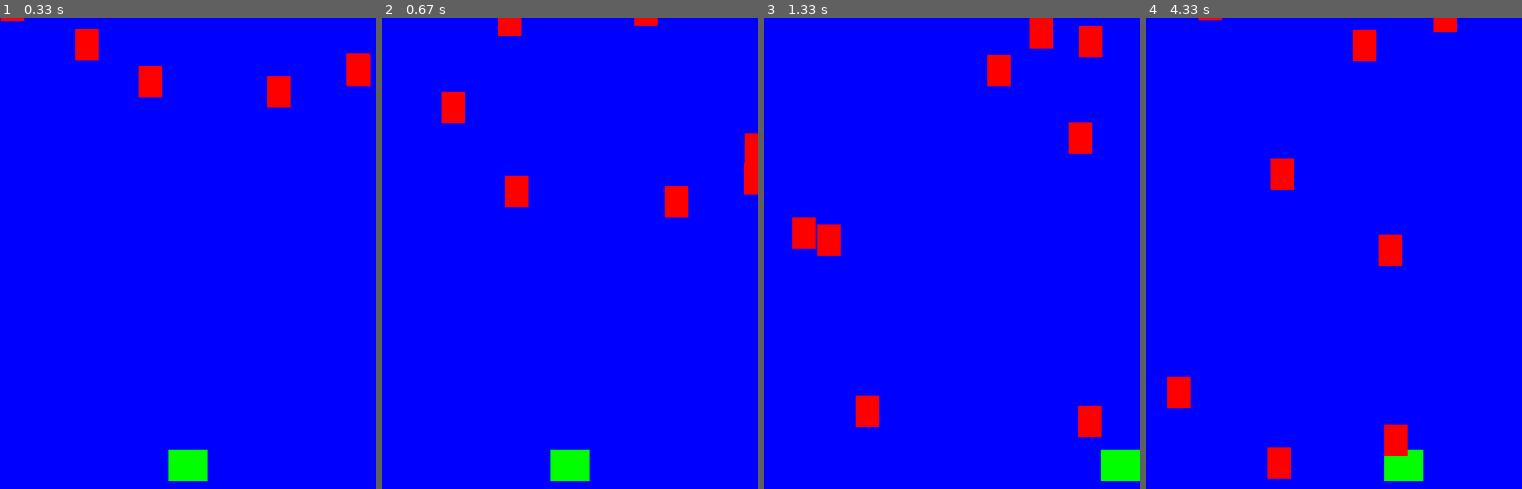
Above: before the commit, frames 1-4 (left to right).
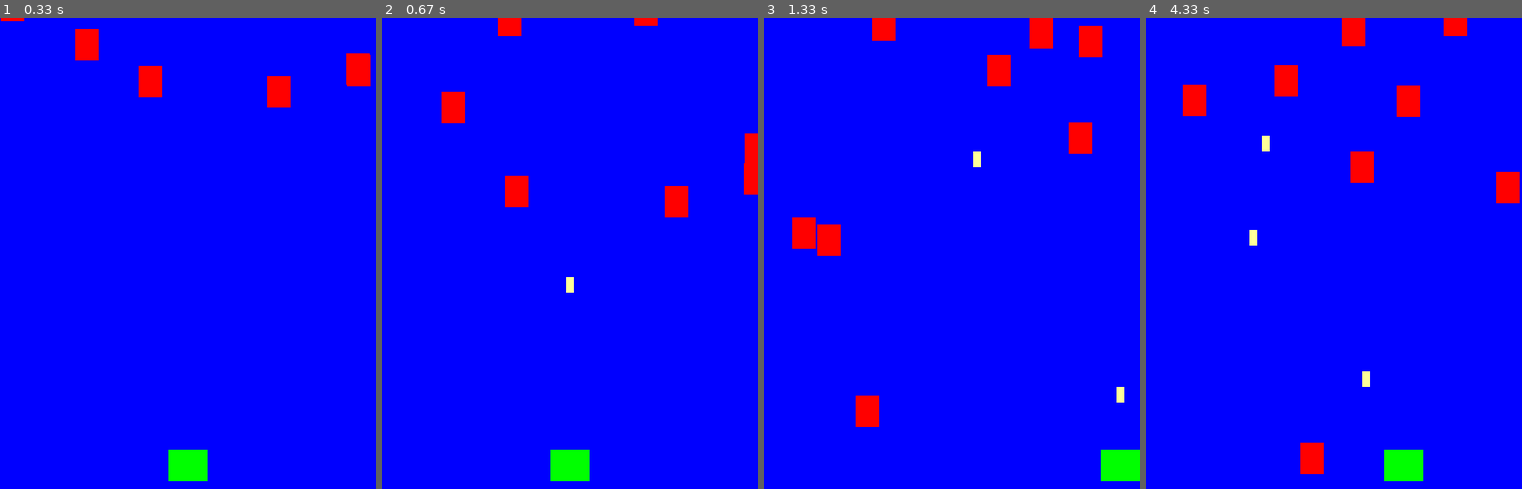
Above: after the commit, the same moments.

Repository: SimonovaU/pygame_inspo
Game: pygame game, started from shmup.py
Same seed, same stepped clock (60 frames per second), same inputs: the game is played once before the commit and once after it.
Inputs:
- Up to frame 1 (0.33 s): no input
- Up to frame 2 (0.67 s): tap Space at 0.33 s
- Up to frame 3 (1.33 s): hold Right 0.67-1.13 s; tap Space at 0.73, 1.03, 1.23 s; hold Right from 1.17 s (still down)
- Up to frame 4 (4.33 s): tap Space at 1.53, 1.73, 2.03, 2.3, 2.6, 2.73, 3.03, 3.4, 3.7, 3.9, 4.2 s; release Right at 1.63 s; hold Left 1.67-2.2 s; hold Left 2.23-2.63 s; hold Right 2.67-3.3 s; hold Left 3.33-3.8 s; hold Right 3.83-4.3 s

Frame 1 is identical in both runs. In frame 2, less than 0.1% of the frame differs, in the area x 48-52%, y 55-59%; in frame 3, 0.9%; in frame 4, 5.6%, in the area x 5-100%, y 0-98%.

Commit message:
Bullet class added, shooting method added for Player, processing of collision added (mob and player, mob and bullet)

Diff:
--- a/shmup.py
+++ b/shmup.py
@@ -17,6 +17,7 @@
 RED = (255, 0, 0)
 GREEN = (0, 255, 0)
 BLUE = (0, 0, 255)
+YELLOW = (255,255,153)
 
 
 class Player(pygame.sprite.Sprite):
@@ -43,6 +44,11 @@
         if self.rect.left < 0:
             self.rect.left = 0
 
+    def shoot(self):
+        bullet = Bullet(self.rect.centerx, self.rect.top)
+        all_sprites.add(bullet)
+        bullets.add(bullet)
+
 
 class Mob(pygame.sprite.Sprite):
     def __init__(self):
@@ -63,6 +69,22 @@
             self.rect.y = random.randrange(-100, -40)
             self.speedy = random.randrange(1, 8)
 
+class Bullet(pygame.sprite.Sprite):
+    def __init__(self, x, y):
+        pygame.sprite.Sprite.__init__(self)
+        self.image = pygame.Surface((10, 20))
+        self.image.fill(YELLOW)
+        self.rect = self.image.get_rect()
+        self.rect.bottom = y
+        self.rect.centerx = x
+        self.speedy = -10
+
+    def update(self):
+        self.rect.y += self.speedy
+        # убить, если он заходит за верхнюю часть экрана
+        if self.rect.bottom < 0:
+            self.kill()
+
 # Создаем игру и окно
 pygame.init()
 pygame.mixer.init()
@@ -81,6 +103,8 @@
     all_sprites.add(m)
     mobs.add(m)
 
+bullets = pygame.sprite.Group()
+
 # Цикл игры
 running = True
 while running:
@@ -96,9 +120,23 @@
                 player.speedx = -8
             if event.key == pygame.K_RIGHT:
                 player.speedx = 8
+            if event.key == pygame.K_SPACE:
+                player.shoot()
 
     # Обновление
     all_sprites.update()
+
+    # Проверка, не ударил ли моб игрока
+    hits = pygame.sprite.spritecollide(player, mobs, False)
+    if hits:
+        running = False
+
+    # Проверка, попала ли пуля по мобу
+    hits = pygame.sprite.groupcollide(mobs, bullets, True, True)
+    for hit in hits:
+        m = Mob()
+        all_sprites.add(m)
+        mobs.add(m)
 
     # Рендеринг
     screen.fill(BLUE)
